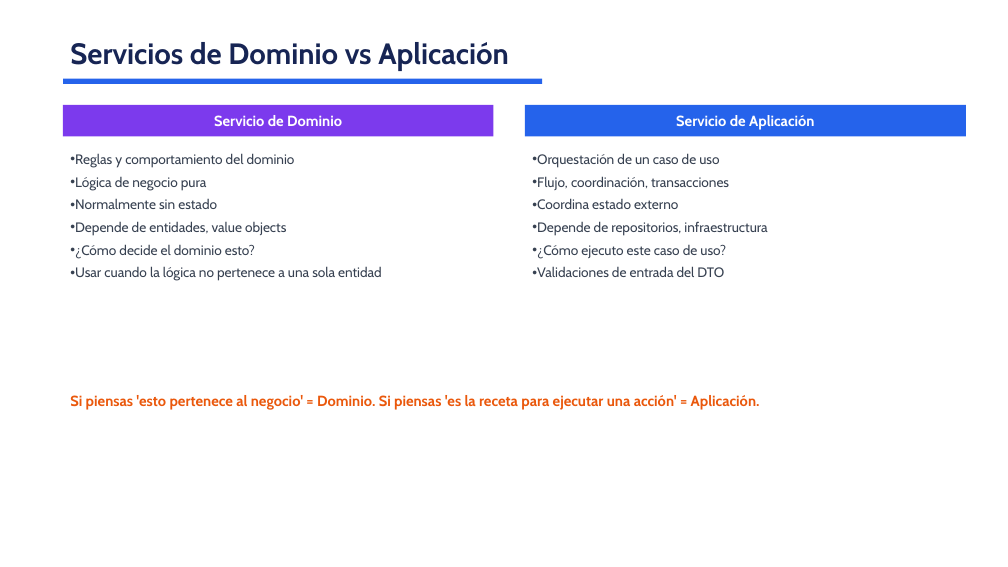
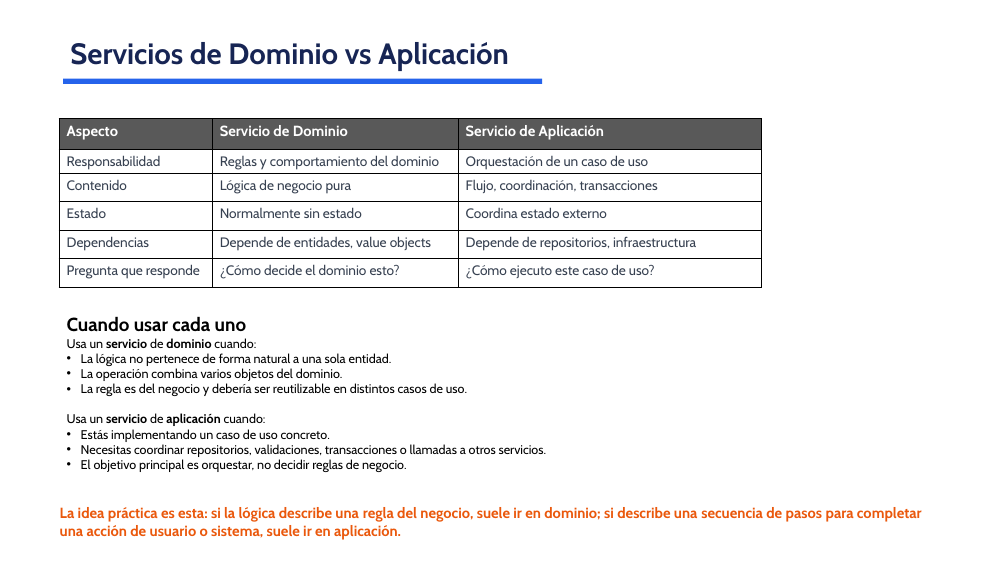
Before and after one commit to jorge-babel-code/TiendaOnline, a slide deck: slide 12 of DDD_Presentacion.pptx (slide 10 before the commit). Drawn at 1008x567 pixels with LibreOffice and Linux fonts; fonts in the diff are those of the drawing. Boxes give left, top, right and bottom in pixels: in the first picture for what was removed or moved away, otherwise in the second. Text is boxed around its words. In the diff, an @@ line names an element or a change of style, - is before the commit and + after.

```diff
--- a/DDD_Presentacion.pptx
+++ b/DDD_Presentacion.pptx
@@ table added at [59, 119, 761, 287], 6 rows, 3 columns @@
+Aspecto | Servicio de Dominio | Servicio de Aplicación
+Responsabilidad | Reglas y comportamiento del dominio | Orquestación de un caso de uso
+Contenido | Lógica de negocio pura | Flujo, coordinación, transacciones
+Estado | Normalmente sin estado | Coordina estado externo
+Dependencias | Depende de entidades, value objects | Depende de repositorios, infraestructura
+Pregunta que responde | ¿Cómo decide el dominio esto? | ¿Cómo ejecuto este caso de uso?
@@ rectangle removed at [63, 105, 493, 137] @@
-Servicio de Dominio
@@ rectangle removed at [525, 105, 966, 137] @@
-Servicio de Aplicación
@@ text removed at [75, 153, 382, 281] @@
-• Reglas y comportamiento del dominio
-• Lógica de negocio pura
-• Normalmente sin estado
-• Depende de entidades, value objects
-• ¿Cómo decide el dominio esto?
-• Usar cuando la lógica no pertenece a una sola entidad
@@ text removed at [537, 153, 767, 277] @@
-• Orquestación de un caso de uso
-• Flujo, coordinación, transacciones
-• Coordina estado externo
-• Depende de repositorios, infraestructura
-• ¿Cómo ejecuto este caso de uso?
-• Validaciones de entrada del DTO
@@ text added at [67, 316, 547, 472], 12 pt, text #000000 @@
+Cuando usar cada uno
+Usa un servicio de dominio cuando:
+• La lógica no pertenece de forma natural a una sola entidad.
+• La operación combina varios objetos del dominio.
+• La regla es del negocio y debería ser reutilizable en distintos casos de uso.
+Usa un servicio de aplicación cuando:
+• Estás implementando un caso de uso concreto.
+• Necesitas coordinar repositorios, validaciones, transacciones o llamadas a otros servicios.
+• El objetivo principal es orquestar, no decidir reglas de negocio.
@@ text at [60, 507, 922, 540]: text changed @@
-Si piensas 'esto pertenece al negocio' = Dominio. Si piensas 'es la receta para ejecutar una acción' = Aplicación.
+La idea práctica es esta: si la lógica describe una regla del negocio, suele ir en dominio; si describe una secuencia de pasos para completar una acción de usuario o sistema, suele ir en aplicación.
```
Also in this commit, not shown: 3 other slides changed, 3 slides added.
